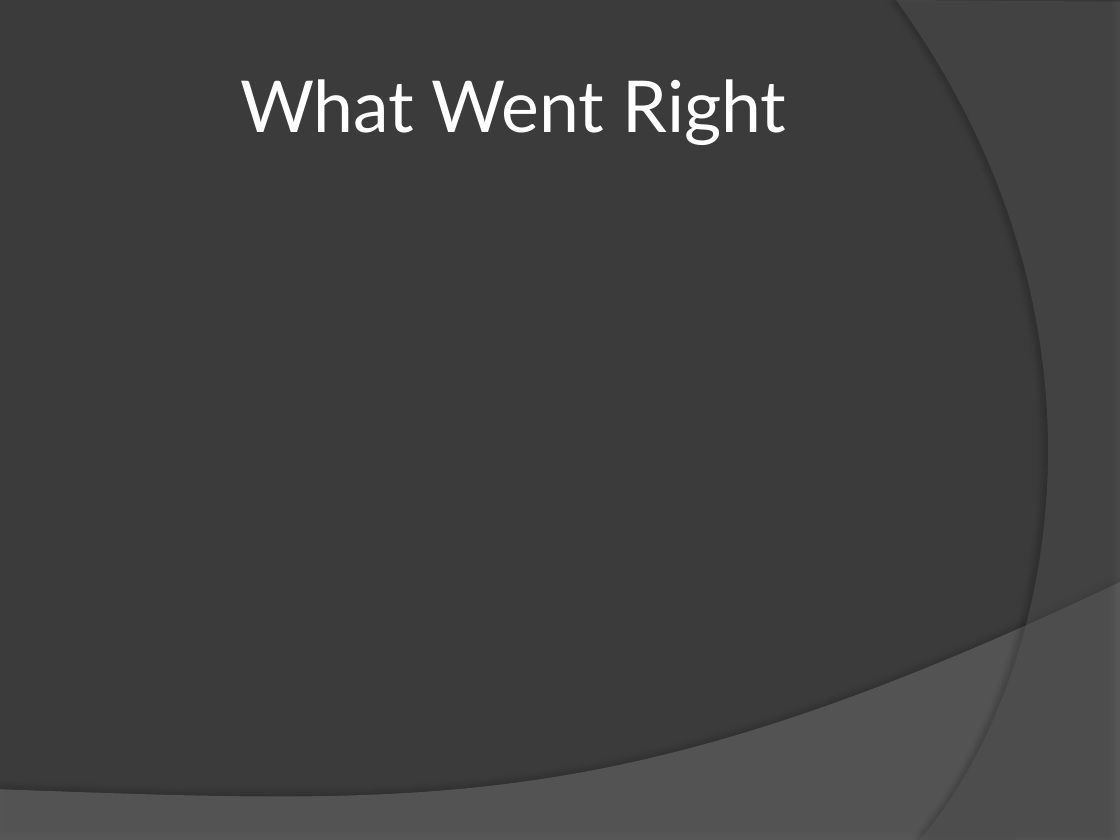
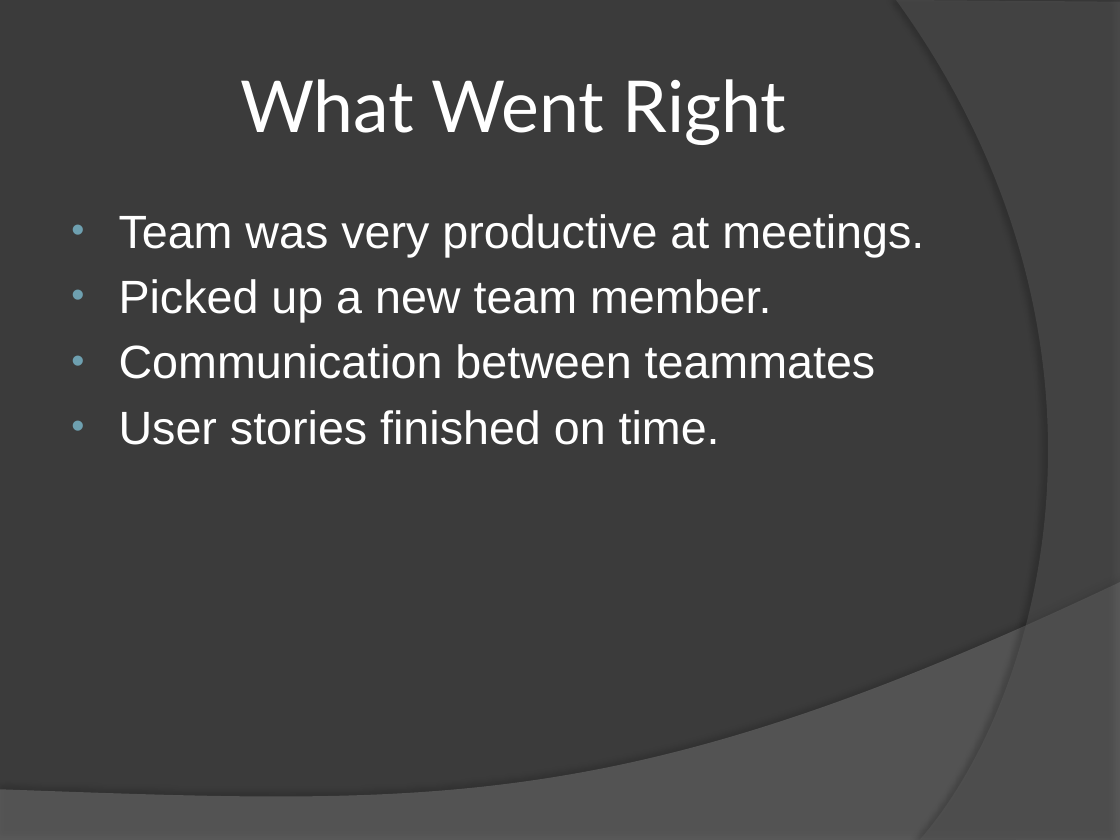
Before and after one commit to FiveFourFive/battle-cars, a slide deck: slide 6 of Trunk/Battle Cars.pptx. Drawn at 1120x840 pixels with LibreOffice and Linux fonts; fonts in the diff are those of the drawing. Boxes give left, top, right and bottom in pixels: in the first picture for what was removed or moved away, otherwise in the second. Text is boxed around its words. In the diff, an @@ line names an element or a change of style, - is before the commit and + after.

```diff
--- a/Trunk/Battle Cars.pptx
+++ b/Trunk/Battle Cars.pptx
@@ text added at bbox=[119, 214, 924, 445], 30 pt, text #FFFFFF @@
+• Team was very productive at meetings.
+• Picked up a new team member.
+• Communication between teammates
+• User stories finished on time.
```
Also in this commit, not shown: 5 other slides changed.
